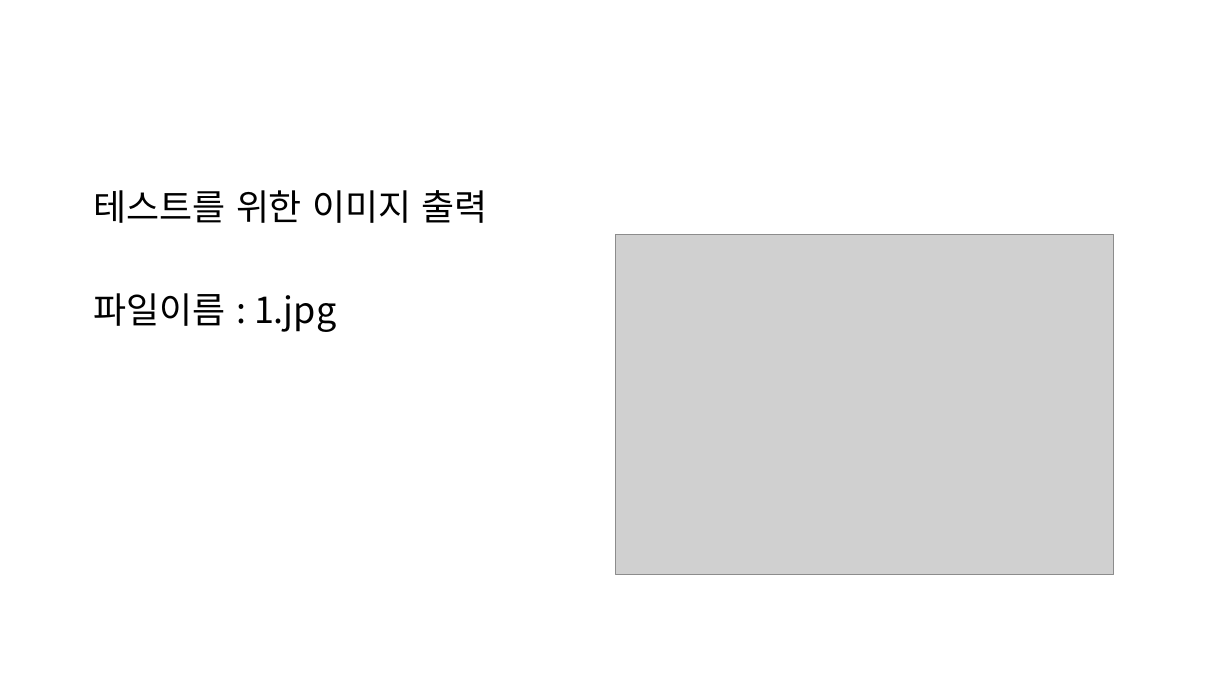
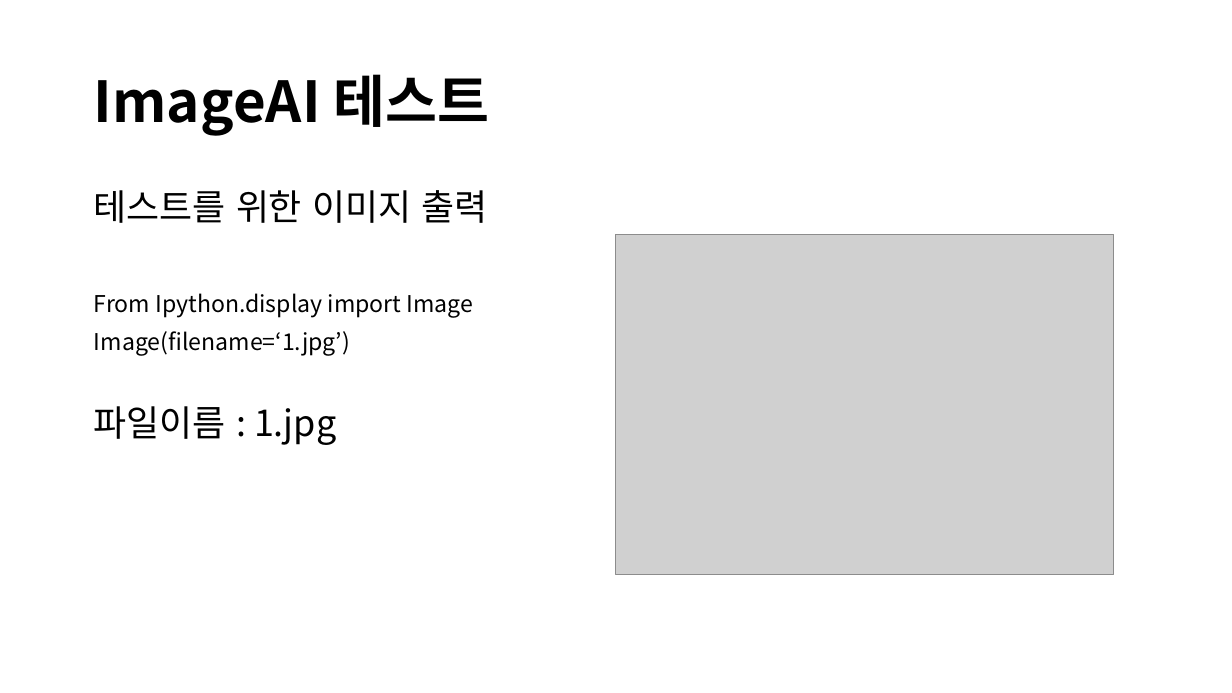
Before and after one commit to CheonSeounghyun/Coordination-Recommend, a slide deck: slide 11 of document/Capston Design Proposal_6week.pptx. Drawn at 1232x693 pixels with LibreOffice and Linux fonts; fonts in the diff are those of the drawing; grey boxes stand for pictures. Boxes give left, top, right and bottom in pixels: in the first picture for what was removed or moved away, otherwise in the second. Text is boxed around its words. In the diff, an @@ line names an element or a change of style, - is before the commit and + after.

```diff
--- a/document/Capston Design Proposal_6week.pptx
+++ b/document/Capston Design Proposal_6week.pptx
@@ title added at <box>94,74,490,136</box>, 44 pt, text #000000, bold @@
+ImageAI 테스트
@@ text at <box>94,293,474,355</box>: paragraphs added @@
+From Ipython.display import Image
+Image(filename=‘1.jpg’)
```
Also in this commit, not shown: 10 other slides changed, 1 slide added, 1 slide removed.
